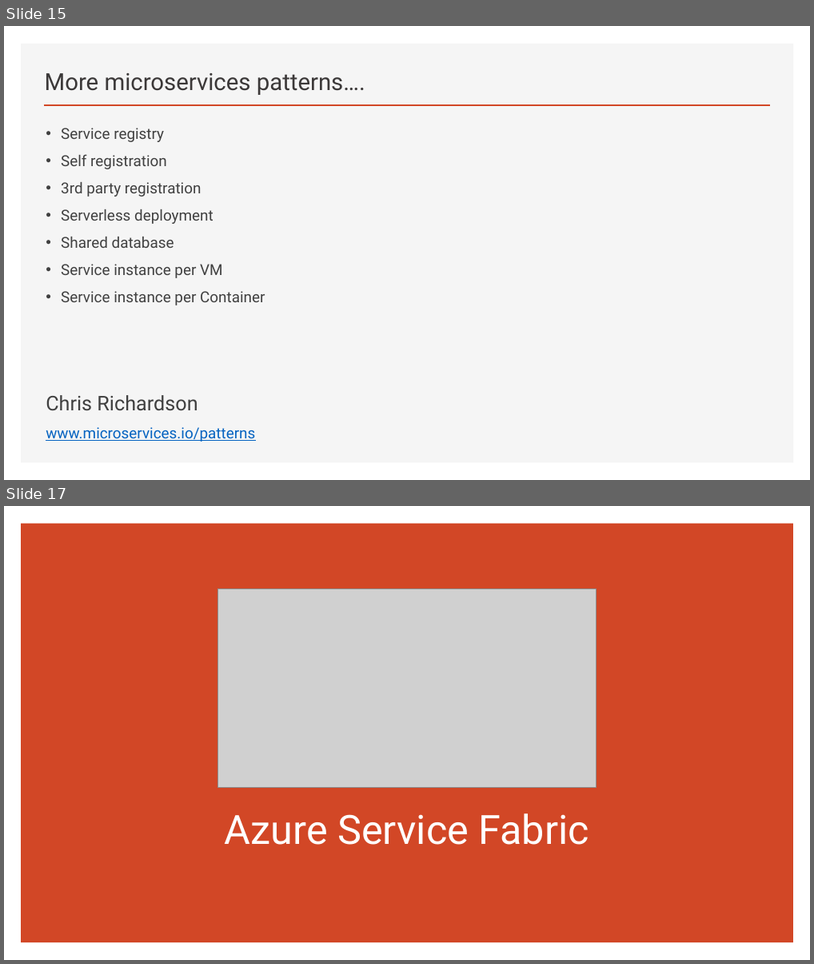
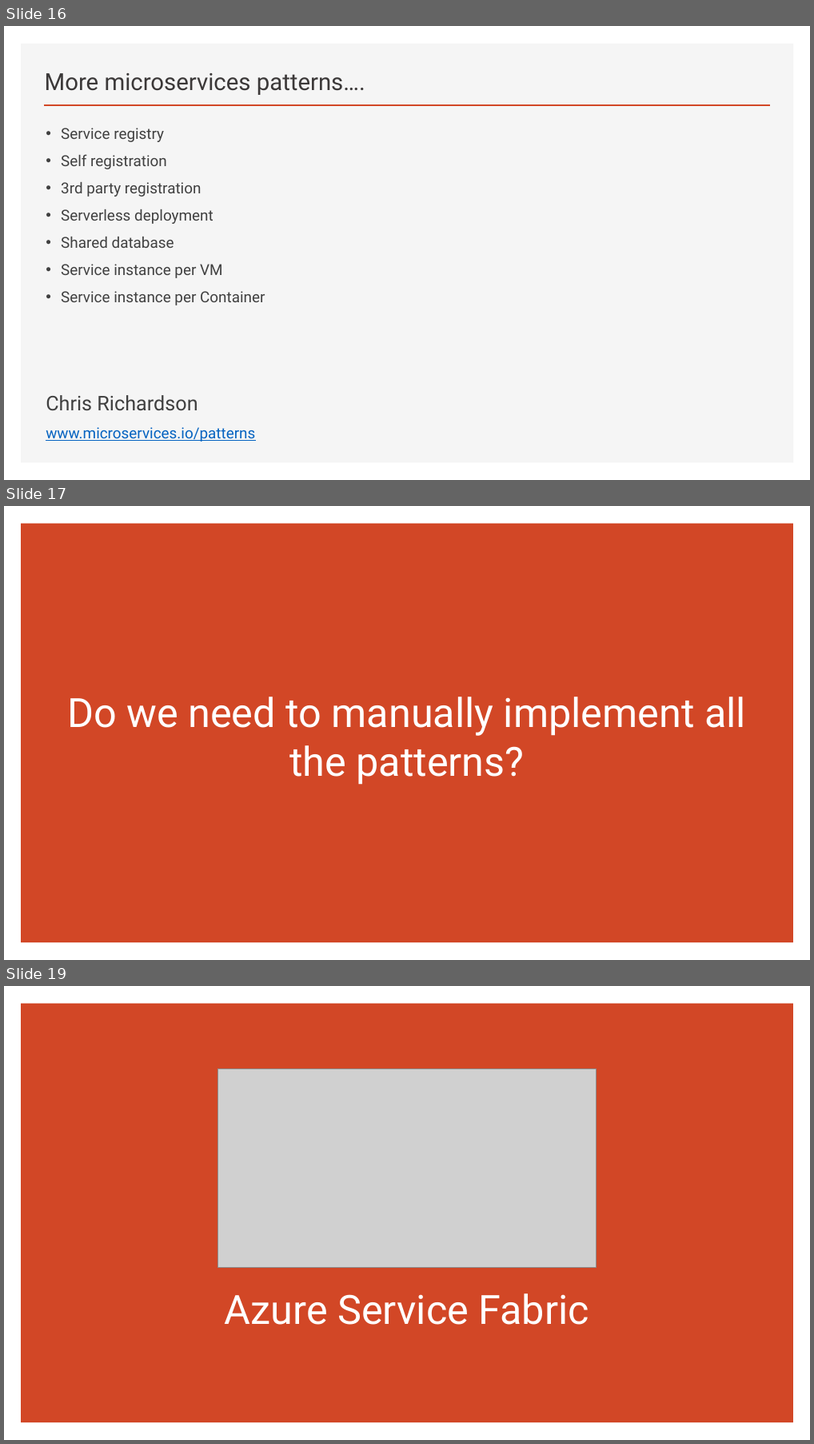
Before and after one commit to brianperera/EasyMaintain, a slide deck: Documents/MicroServices.pptx. Shown one above the other, each under a label of ours: slides 15 and 17 before the commit, slides 16, 17 and 19 after it; the slides between them are not shown. The pictures are 814x964 and 814x1444 pixels, drawn with LibreOffice and Linux fonts; fonts in the diff are those of the drawing; grey boxes stand for pictures. Boxes give left, top, right and bottom in pixels: in the first picture for what was removed or moved away, otherwise in the second. Text is boxed around its words. In the diff, an @@ line names an element or a change of style, - is before the commit and + after.

```diff
--- a/Documents/MicroServices.pptx
+++ b/Documents/MicroServices.pptx
@@ slide 17 added at (4, 506, 810, 960), background #FFFFFF; not listed: 1 template element that a slide beside it also shows @@
@@ title added at (67, 696, 746, 784), 48 pt, text #FFFFFF @@
+Do we need to manually implement all the patterns?
@@ what was slide 15 is now slide 16 @@
@@ what was slide 17 is now slide 19 @@
```
Also in this commit, not shown: 8 slides changed, 1 other slide added.
